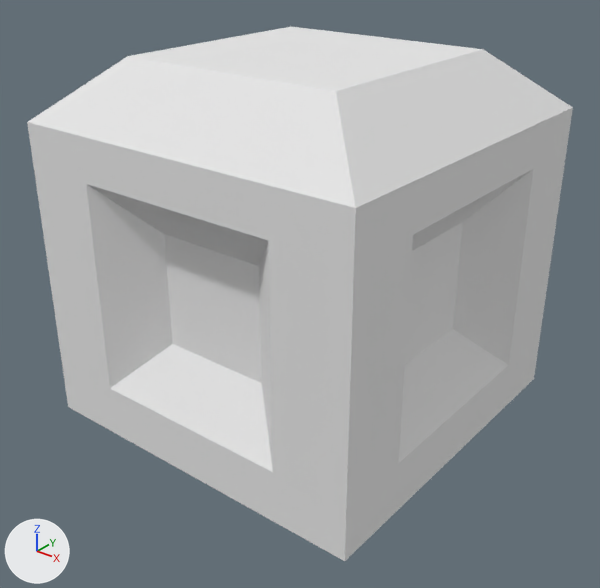
Renders of the OBJ model src/main/resources/assets/intimepresence/models/block/timemachine.obj from each side of a commit.
Camera for both pictures: a 50 mm camera at (1.815, -2.18, 1.364) aimed at (0.523, -0.566, 0.363). The axes (+X, +Y, +Z) are drawn at lower left. The lights are the same throughout. Where no turn or scale is listed for an object, it has been applied to the vertices.

The first picture shows 'Cube_Cube.003'.
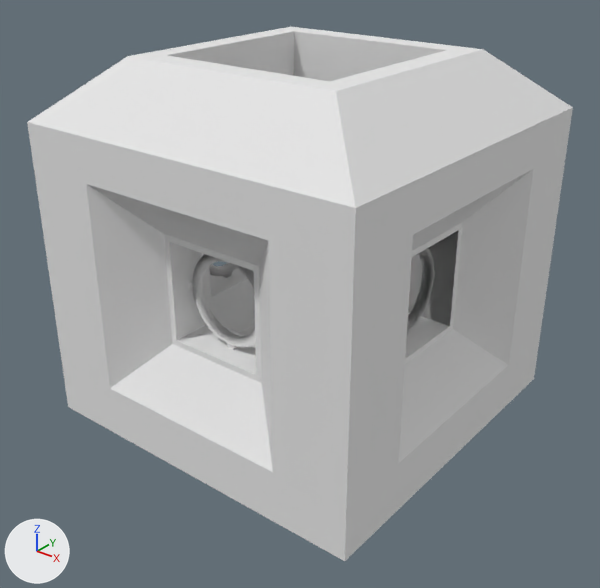
The change, as JSON lines over the scene's bpy script:
```json
{"op": "add", "block": "mat_energi", "code": ["mat_energi = principled_material('energi')", "mat_energi.base_color = (0.8, 0.8, 0.8)  # white #e7e7e7", "mat_energi.roughness = 1.0"]}
{"block": "me_cube_cube_003", "where": "# used by ob_cube_cube_003; location = (0.0, 0.0, 0.0)"}
{"op": "remove", "block": "me_cube_cube_003", "code": "me_cube_cube_003.from_pydata(...)  # 48 vertices, 92 faces; spans x 0.0..1.0, y -1.0..0.0, z 0.0..1.0"}
{"op": "add", "block": "me_cube_cube_003", "code": "me_cube_cube_003.from_pydata(...)  # 3816 vertices, 7580 faces; spans x 0.0..1.0, y -1.0..0.0, z 0.0..1.0"}
{"block": "me_cube_cube_003", "change": "me_cube_cube_003 part 1: a new loose piece, a torus around x (ring radius 0.116, tube radius 0.015) spanning x 0.801..0.831, y -0.631..-0.369, z 0.305..0.567, in mat_energi (white #e7e7e7)"}
{"block": "me_cube_cube_003", "change": "me_cube_cube_003 part 2: a new loose piece, a torus around x (ring radius 0.116, tube radius 0.015) spanning x 0.169..0.199, y -0.631..-0.369, z 0.305..0.567, in mat_energi (white #e7e7e7)"}
{"block": "me_cube_cube_003", "change": "me_cube_cube_003 part 3: a new loose piece, a torus around y (ring radius 0.116, tube radius 0.015) spanning x 0.369..0.632, y -0.831..-0.801, z 0.305..0.567, in mat_energi (white #e7e7e7)"}
{"block": "me_cube_cube_003", "change": "me_cube_cube_003 part 4: 40 vertices added at x 0.117..0.883, y -0.883..-0.117, z 0.13..1.0"}
{"block": "me_cube_cube_003", "change": "me_cube_cube_003 part 5: the surface is now shaded smooth"}
{"op": "add", "block": "me_cube_cube_003", "code": "me_cube_cube_003.materials.append(mat_energi)  # white #e7e7e7"}
```

Where the change shows, as pixel boxes [x1, y1, x2, y2] in the pictures (600 x 588 px):
```json
{"part": 1, "of": "me_cube_cube_003", "change": "added", "after": [407, 248, 434, 333]}
{"part": 2, "of": "me_cube_cube_003", "change": "added", "after": [209, 263, 237, 276]}
{"part": 3, "of": "me_cube_cube_003", "change": "added", "after": [192, 254, 256, 348]}
{"part": 4, "of": "me_cube_cube_003", "change": "added", "after": [130, 27, 482, 383]}
```
